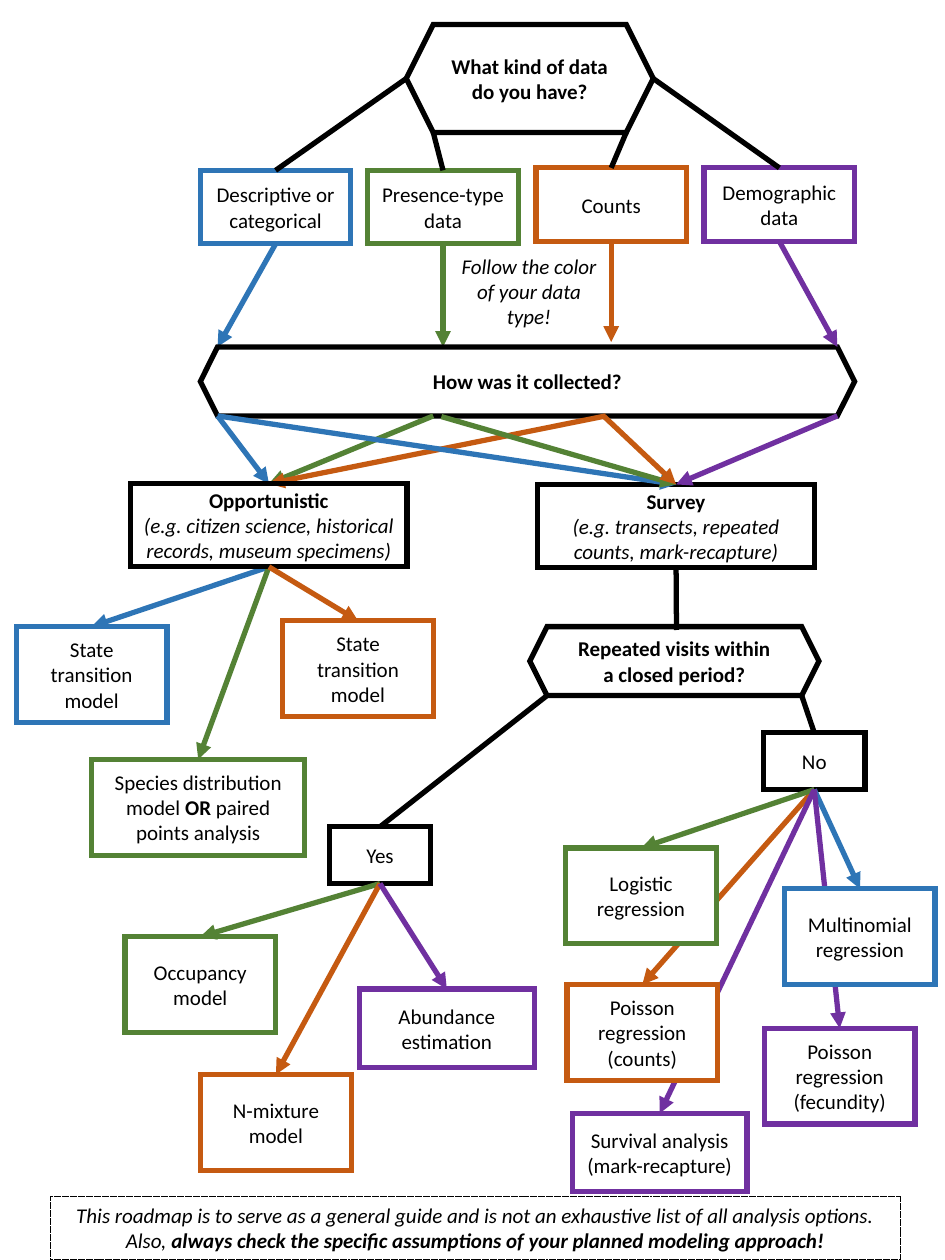
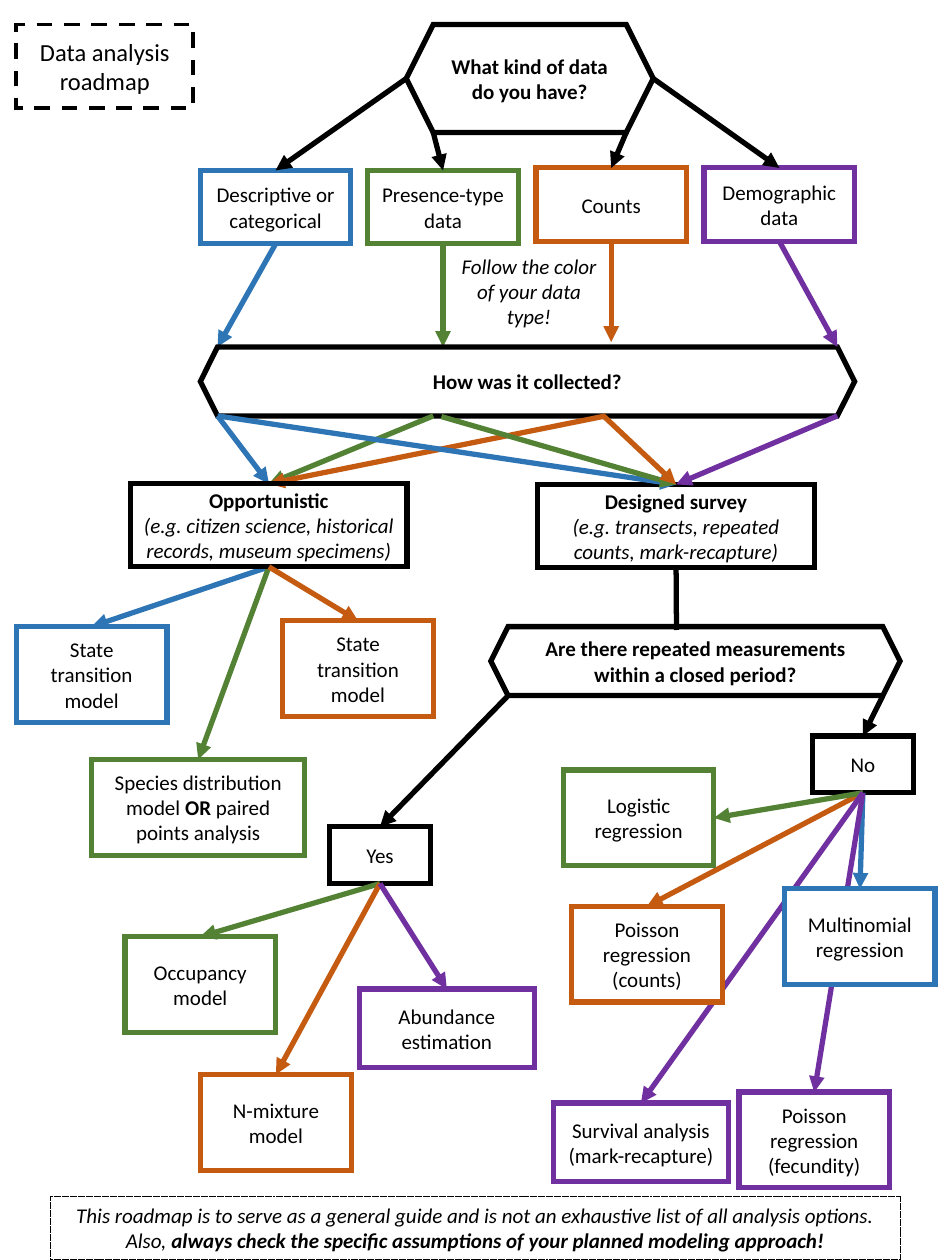
Before and after one commit to ssa200/ssa200.github.io, a slide deck: slide 7 of static/handouts/supplemental-materials.pptx (slide 5 before the commit). Drawn at 945x1260 pixels with LibreOffice and Linux fonts; fonts in the diff are those of the drawing. Boxes give left, top, right and bottom in pixels: in the first picture for what was removed or moved away, otherwise in the second. Text is boxed around its words. In the diff, an @@ line names an element or a change of style, - is before the commit and + after.

```diff
--- a/static/handouts/supplemental-materials.pptx
+++ b/static/handouts/supplemental-materials.pptx
@@ rectangle added at (x1=16, y1=24, x2=194, y2=107), outline #000000 2.25 pt dashed, 14 pt, text #000000 @@
+Data analysis roadmap
@@ line (406, 78) - (276, 170): line to arrow @@
@@ line (653, 78) - (780, 168): line to arrow @@
@@ line (433, 132) - (444, 170): line to arrow @@
@@ line (626, 132) - (611, 168): line to arrow @@
@@ text in rectangle at (x1=605, y1=494, x2=747, y2=513): text changed @@
-Survey
+Designed survey
@@ hexagon "Are there repeated measurements within ..." resized from (x1=529, y1=626, x2=819, y2=696) to (x1=491, y1=626, x2=901, y2=696) @@
@@ text in hexagon at (x1=545, y1=641, x2=846, y2=686): text changed @@
-Repeated visits within a closed period?
+Are there repeated measurements within a closed period?
@@ line moved from (381, 827) - (547, 696) to (381, 827) - (508, 696) @@
@@ line (381, 827) - (508, 696): line to arrow @@
@@ line moved from (814, 733) - (801, 696) to (863, 736) - (883, 696) @@
@@ line (863, 736) - (883, 696): line to arrow @@
@@ rectangle "No" moved from (x1=764, y1=733, x2=866, y2=790) to (x1=813, y1=736, x2=915, y2=793) @@
@@ rectangle "Logistic regression" moved from (x1=566, y1=848, x2=716, y2=944) to (x1=563, y1=770, x2=713, y2=866) @@
@@ arrow moved from (814, 790) - (660, 1114) to (863, 793) - (641, 1102) @@
@@ arrow moved from (814, 790) - (643, 984) to (863, 793) - (648, 906) @@
@@ arrow moved from (814, 790) - (641, 848) to (863, 793) - (714, 818) @@
@@ arrow moved from (814, 790) - (839, 1028) to (863, 793) - (814, 1092) @@
@@ arrow moved from (814, 790) - (861, 888) to (863, 793) - (861, 888) @@
@@ rectangle "Poisson regression (counts)" moved from (x1=567, y1=984, x2=717, y2=1080) to (x1=572, y1=906, x2=722, y2=1002) @@
@@ rectangle "Survival analysis (mark-recapture)" moved from (x1=572, y1=1114, x2=747, y2=1192) to (x1=553, y1=1102, x2=728, y2=1181) @@
@@ rectangle "Poisson regression (fecundity)" moved from (x1=765, y1=1028, x2=915, y2=1124) to (x1=740, y1=1092, x2=890, y2=1188) @@
```
Also in this commit, not shown: 5 other slides changed, 1 slide added, 3 slides removed, 4 other files.
